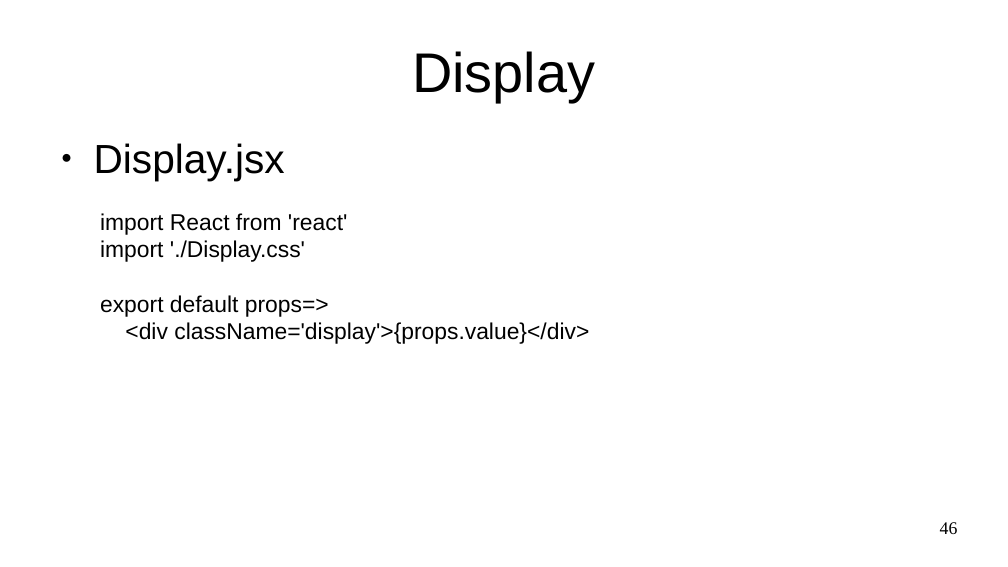
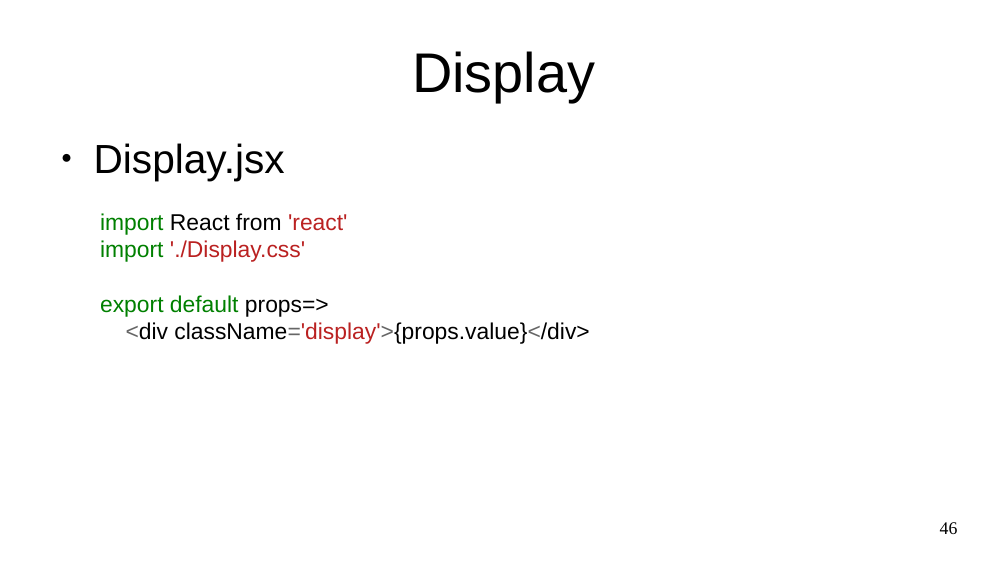
Before and after one commit to Marques-Dev/WEB_2020-1, a slide deck: slide 46 of SLIDES/aula02.odp. Drawn at 1008x567 pixels with LibreOffice and Linux fonts; fonts in the diff are those of the drawing. Boxes give left, top, right and bottom in pixels: in the first picture for what was removed or moved away, otherwise in the second. Text is boxed around its words. In the diff, an @@ line names an element or a change of style, - is before the commit and + after.

```diff
--- a/SLIDES/aula02.odp
+++ b/SLIDES/aula02.odp
@@ text "import React from 'react'" at <box>100,213,589,344</box>: text colour #000000 to #008000 in "import", "import", "export default"; text colour #000000 to #BA2121 in "'react'", "'./Display.css'", "className='display'>{props.value}</div>"; text colour #000000 to #666666 in "<div className='display'>{props.value}</div>" @@
```
Also in this commit, not shown: 6 other slides changed, 1 other file.
